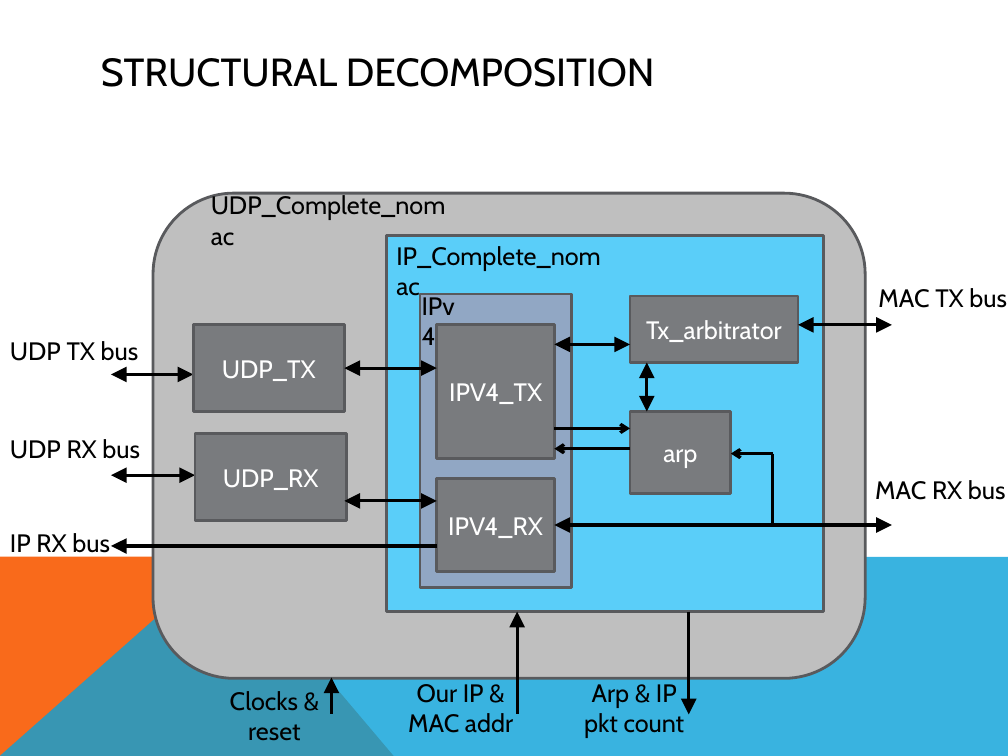
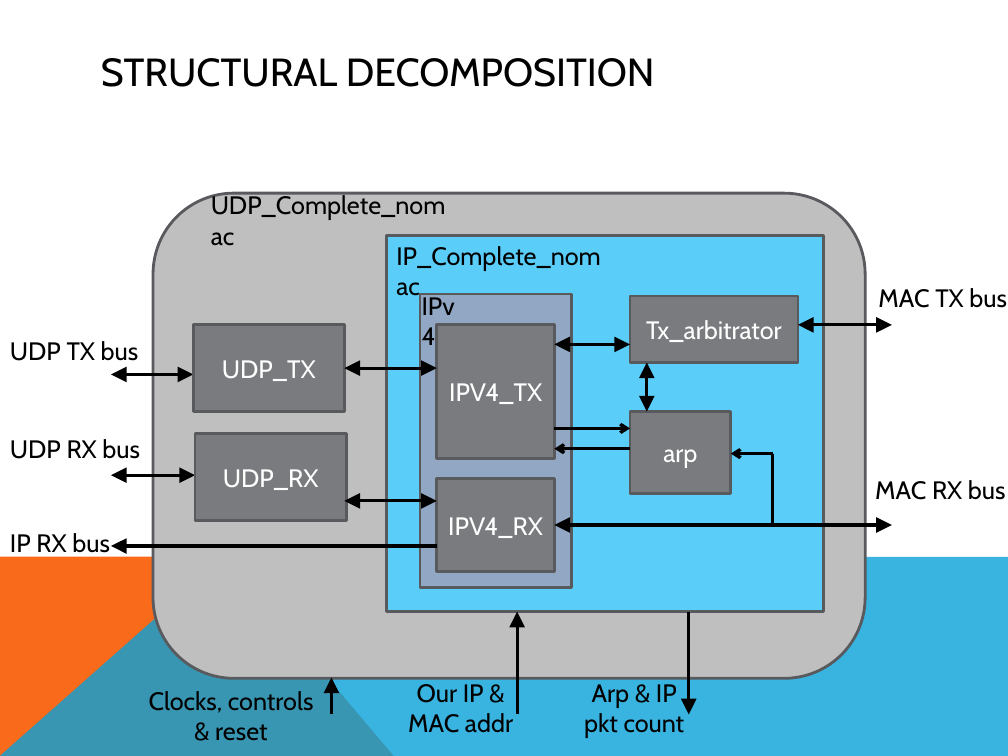
Before and after one commit to freecores/udp_ip_stack, a slide deck: slide 6 of doc/src/UDP_IP_Stack.pptx. Drawn at 1008x756 pixels with LibreOffice and Linux fonts; fonts in the diff are those of the drawing. Boxes give left, top, right and bottom in pixels: in the first picture for what was removed or moved away, otherwise in the second. Text is boxed around its words. In the diff, an @@ line names an element or a change of style, - is before the commit and + after.

Commit message:
V1.3 - ARP timeout and ARP cache reset control

```diff
--- a/doc/src/UDP_IP_Stack.pptx
+++ b/doc/src/UDP_IP_Stack.pptx
@@ text at (x1=149, y1=691, x2=314, y2=741): text changed @@
-Clocks & reset
+Clocks, controls & reset
```
Also in this commit, not shown: 7 other slides changed, 17 other files.
